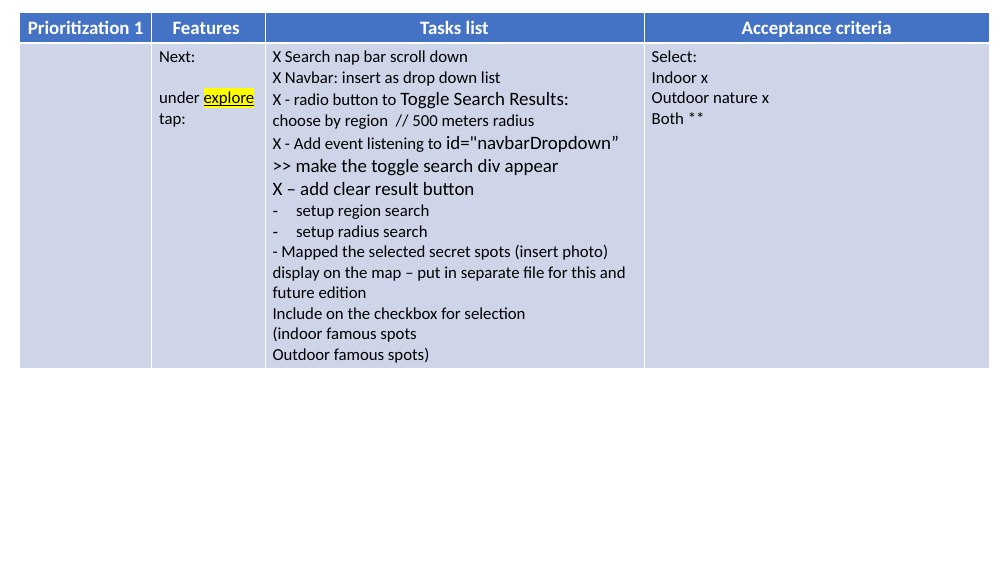
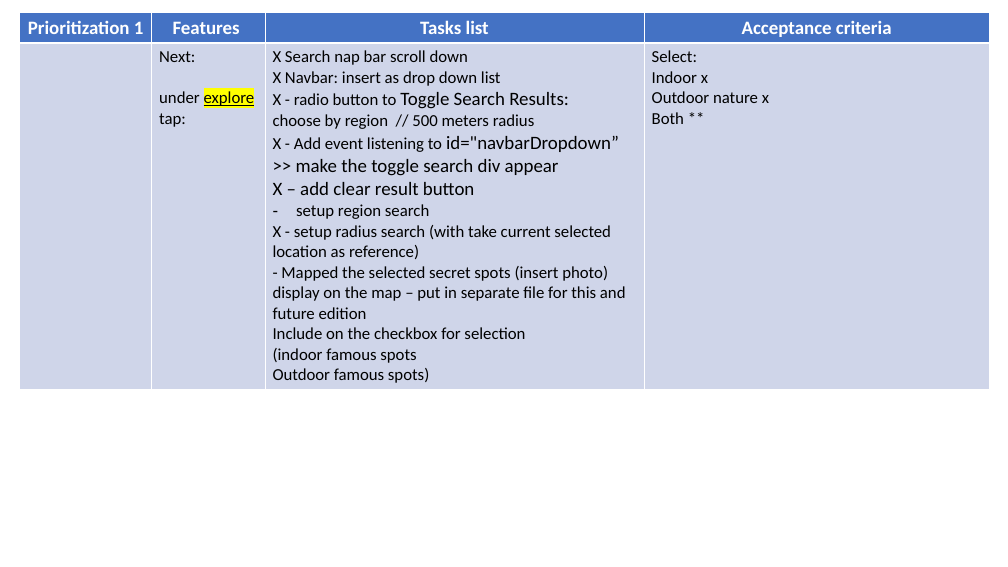
Before and after one commit to annette-p/pre-wedding-photoshoot-locations, a slide deck: slide 9 of wireframe.pptx. Drawn at 1008x567 pixels with LibreOffice and Linux fonts; fonts in the diff are those of the drawing. Boxes give left, top, right and bottom in pixels: in the first picture for what was removed or moved away, otherwise in the second. Text is boxed around its words. In the diff, an @@ line names an element or a change of style, - is before the commit and + after.

Commit message:
setup radius search (take current selected location as reference)

```diff
--- a/wireframe.pptx
+++ b/wireframe.pptx
@@ table at <box>20,12,990,387</box> @@
@@ row 2, column 3: "X Search nap bar scroll down / X Navbar: insert as drop down list / X - radio button to Toggle Search Results: / choose by region // 500 meters radius / X - Add event listening to id="navbarDropdown” >> make the toggle search div appear / X – add clear result button / setup region search / setup radius search / - Mapped the selected secret spots (insert photo) display on the map – put in separate file for this and future edition / Include on the checkbox for selection / (indoor famous spots / Outdoor famous spots)" to "X Search nap bar scroll down / X Navbar: insert as drop down list / X - radio button to Toggle Search Results: / choose by region // 500 meters radius / X - Add event listening to id="navbarDropdown” >> make the toggle search div appear / X – add clear result button / setup region search / X - setup radius search (with take current selected location as reference) / - Mapped the selected secret spots (insert photo) display on the map – put in separate file for this and future edition / Include on the checkbox for selection / (indoor famous spots / Outdoor famous spots)" @@
```
Also in this commit, not shown: 3 other files.
